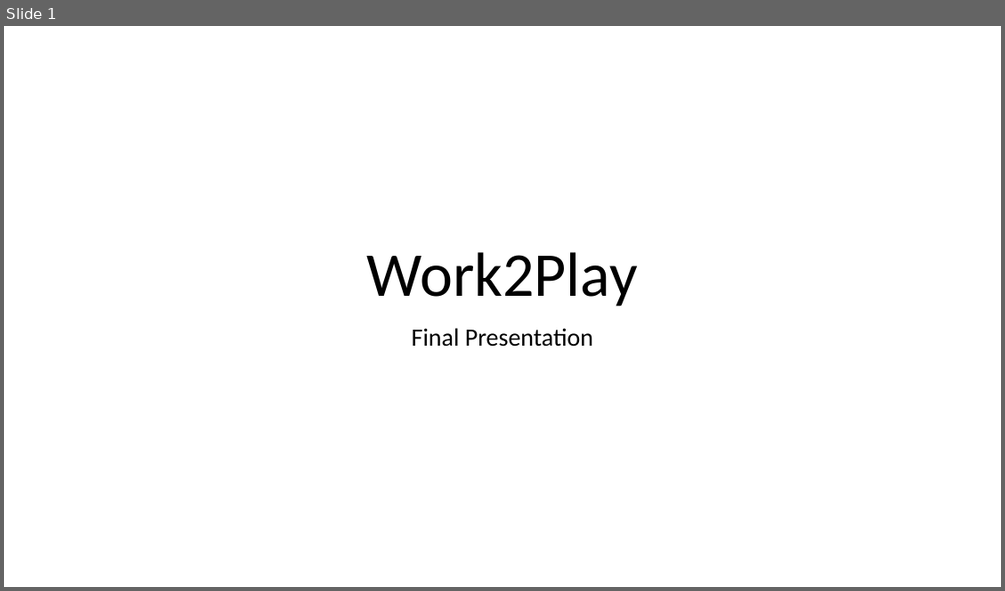
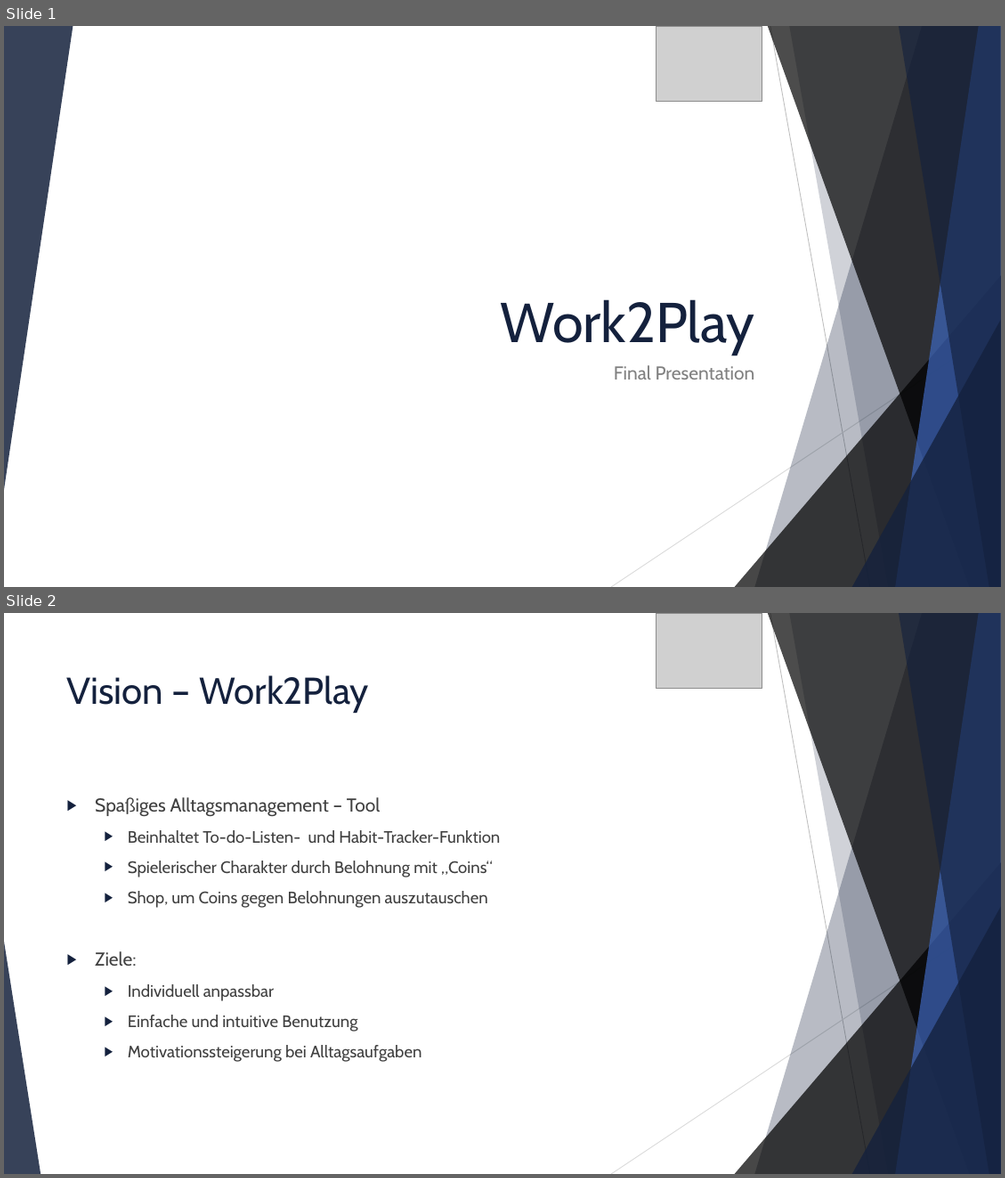
Before and after one commit to david2628/Work2Play, a slide deck: Final/W2P_final.pptx. Shown one above the other, each under a label of ours: slide 1 before the commit, slides 1 and 2 after it. The pictures are 1005x591 and 1005x1178 pixels, drawn with LibreOffice and Linux fonts; fonts in the diff are those of the drawing; grey boxes stand for pictures. Boxes give left, top, right and bottom in pixels: in the first picture for what was removed or moved away, otherwise in the second. Text is boxed around its words. In the diff, an @@ line names an element or a change of style, - is before the commit and + after.

```diff
--- a/Final/W2P_final.pptx
+++ b/Final/W2P_final.pptx
@@ slide 2 added at box(4, 613, 1001, 1174), background #FFFFFF; not listed: 9 template elements that a slide beside it also shows @@
@@ picture added at box(656, 613, 763, 688) @@
@@ title added at box(67, 675, 369, 713), 36 pt, text #14213D @@
+Vision – Work2Play
@@ text added at box(95, 797, 500, 1062), 16 pt, text #404040 @@
+▶ Spaßiges Alltagsmanagement – Tool
+  ▶ Beinhaltet To-do-Listen- und Habit-Tracker-Funktion
+  ▶ Spielerischer Charakter durch Belohnung mit „Coins“
+  ▶ Shop, um Coins gegen Belohnungen auszutauschen
+▶ Ziele:
+  ▶ Individuell anpassbar
+  ▶ Einfache und intuitive Benutzung
+  ▶ Motivationssteigerung bei Alltagsaufgaben
@@ triangle added at box(4, 941, 40, 1174), fill #14213D at 85% opacity @@
@@ slide 1 changed as well @@
@@ group added at box(4, 26, 1001, 587): 5 freeform shapes, 3 triangles, 2 lines @@
@@ picture added at box(656, 26, 763, 101) @@
@@ title "Work2Play": place and size @@
-title "Work2Play" at box(367, 252, 638, 306)
+title "Work2Play" at box(500, 299, 754, 354)
@@ title "Work2Play" at box(500, 299, 754, 354): size 60 to 54 pt, font Calibri to Cabin, text colour #000000 to #14213D; alignment centre to right; line spacing 0.9 to 1 @@
@@ subtitle "Final Presentation": place and size @@
-subtitle "Final Presentation" at box(412, 328, 593, 346)
+subtitle "Final Presentation" at box(614, 365, 755, 379)
@@ subtitle "Final Presentation" at box(614, 365, 755, 379): size 24 to 18 pt, font Calibri to Cabin, text colour #000000 to #808080; alignment centre to right; line spacing 0.9 to 1 @@
```
Also in this commit, not shown: 12 other slides changed, 11 other slides added, 10 slides removed.
